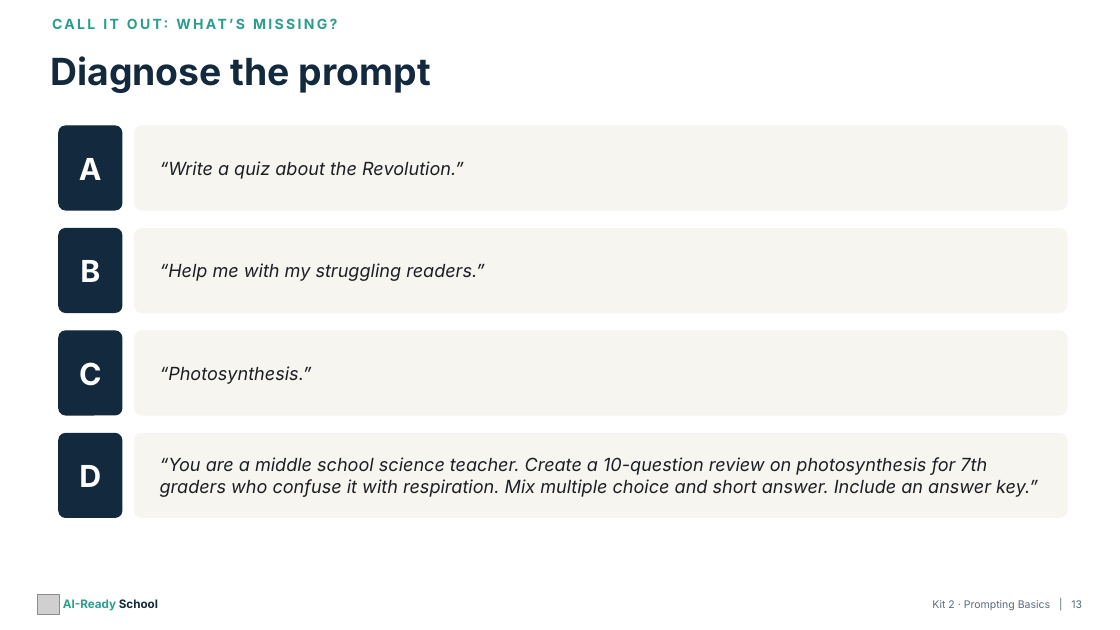
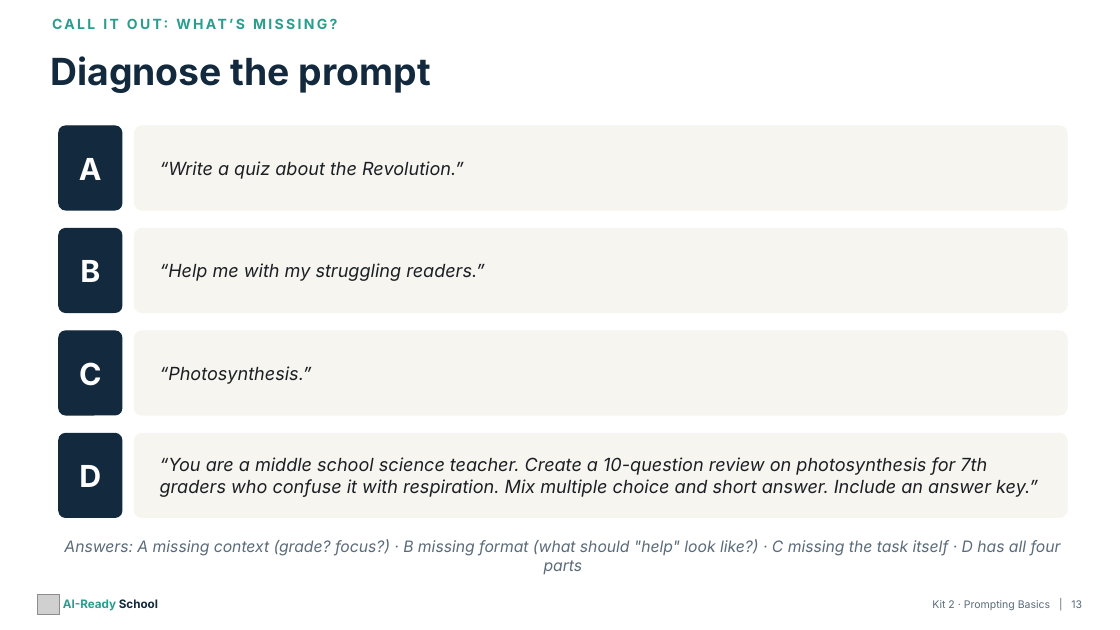
Before and after one commit to aspinozzi1/Ai-School-Ready, a slide deck: slide 13 of kits/kit02/Kit02_PresentationDeck.pptx. Drawn at 1120x630 pixels with LibreOffice and Linux fonts; fonts in the diff are those of the drawing; grey boxes stand for pictures. Boxes give left, top, right and bottom in pixels: in the first picture for what was removed or moved away, otherwise in the second. Text is boxed around its words. In the diff, an @@ line names an element or a change of style, - is before the commit and + after.

```diff
--- a/kits/kit02/Kit02_PresentationDeck.pptx
+++ b/kits/kit02/Kit02_PresentationDeck.pptx
@@ text added at bbox=[64, 539, 1061, 574], 13.5 pt, text #5B6B7A, italic @@
+Answers: A missing context (grade? focus?) · B missing format (what should "help" look like?) · C missing the task itself · D has all four parts
```
Also in this commit, not shown: 13 other files.
